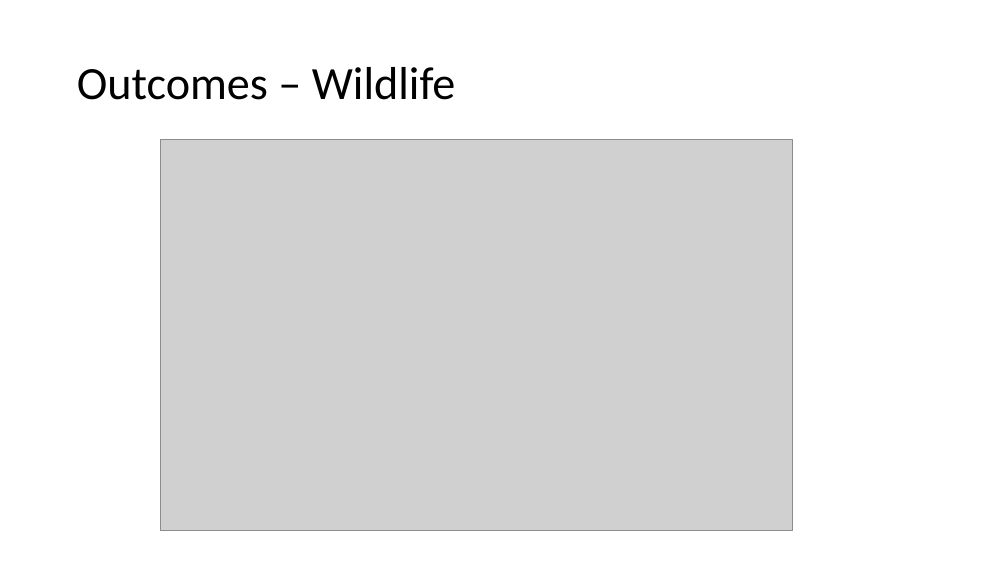
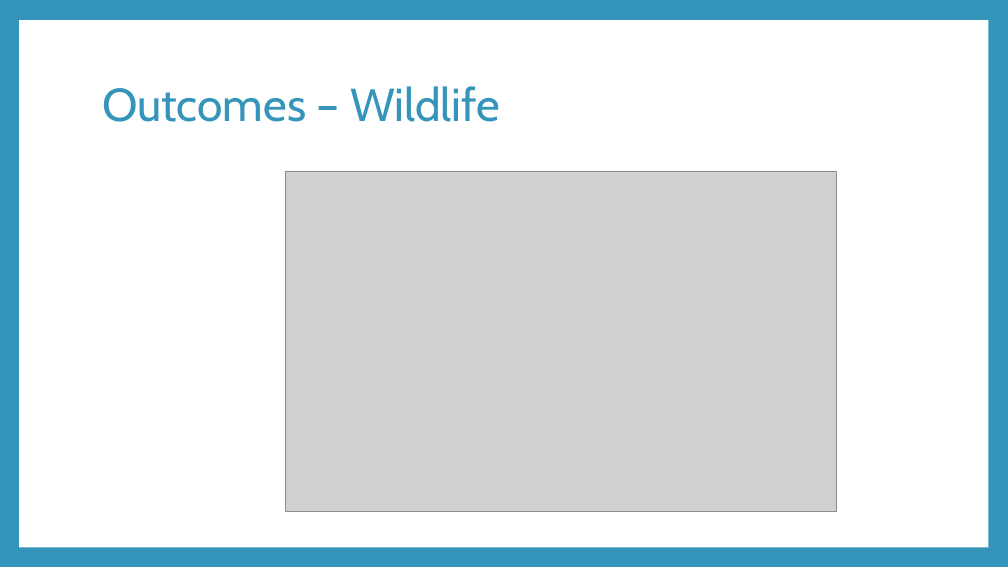
Before and after one commit to awyllie87/RSPCA, a slide deck: slide 6 of presentation.pptx (slide 5 before the commit). Drawn at 1008x567 pixels with LibreOffice and Linux fonts; fonts in the diff are those of the drawing; grey boxes stand for pictures. Boxes give left, top, right and bottom in pixels: in the first picture for what was removed or moved away, otherwise in the second. Text is boxed around its words. In the diff, an @@ line names an element or a change of style, - is before the commit and + after.

```diff
--- a/presentation.pptx
+++ b/presentation.pptx
@@ background #FFFFFF to #3494BA @@
@@ rectangle added at (x1=19, y1=20, x2=988, y2=547), fill #FFFFFF @@
@@ title "Outcomes – Wildlife" moved from (x1=77, y1=67, x2=456, y2=100) to (x1=102, y1=86, x2=500, y2=122) @@
@@ title "Outcomes – Wildlife" at (x1=102, y1=86, x2=500, y2=122): font Calibri to Cabin, text colour #000000 to #3494BA @@
@@ picture resized from (x1=160, y1=140, x2=792, y2=530) to (x1=285, y1=171, x2=836, y2=511) @@
```
Also in this commit, not shown: 5 other slides changed, 5 slides added, 1 slide removed, 11 other files.
